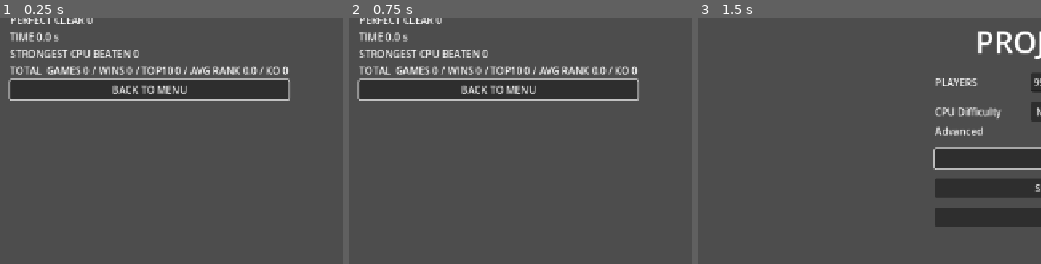
Above: before the commit, frames 1-3 (left to right).
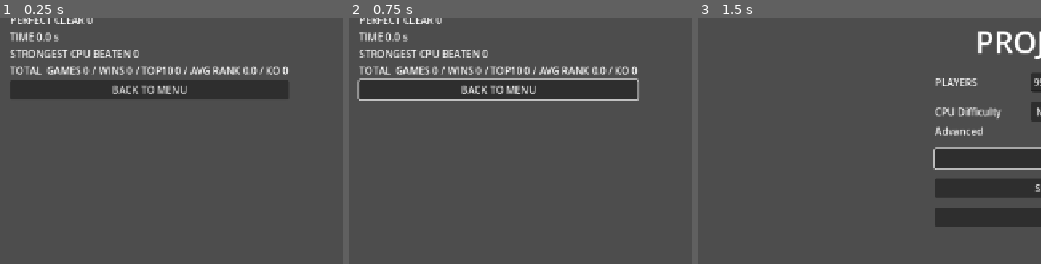
Above: after the commit, the same moments.

Repository: harry2480/personal-survivor-99
Game: Godot game, scene res://scenes/result/result.tscn
Two runs of this game, one before a commit and one after it. Both use one fixed random seed, a clock stepped at 60 frames per second and the inputs below. This scene is started directly instead of the project's main scene.
Inputs (mouse positions are % of the whole screen's width and height, from its top left):
- Up to frame 1 (0.25 s): no input
- Up to frame 2 (0.75 s): move the mouse to (83, 44) at 0.52 s; hold Right (move_right) from 0.53 s (still down); tap C (hold) at 0.6 s; click (83, 44) at 0.67 s
- Up to frame 3 (1.5 s): release Right (move_right) at 1.25 s; click "BACK TO MENU" at 1.25 s
The pictures show only the part of the screen within x 5-55%, y 28-78%; the shares and areas given below are measured in that part.

The runs differ from the first frame. In frame 1, 1.4% of the frame differs, in the area x 2-85%, y 24-34%; in frame 2, nothing differs; in frame 3, nothing differs.

Commit message:
fix: レビュー指摘（Controller でメニューを決定できない / Result の誤操作 / 見えないボタンのフォーカス）に対応する
- Godot 4.7 の既定の ui_accept / ui_cancel には Controller の割り当てが無く、Controller では
  PLAY も Pause メニューの項目も押せなかった。Switch の慣習どおり A（ボタン 1）で決定、
  B（ボタン 0）で戻るを project.godot に足す（既定の Enter / Kp Enter / Space / Escape も残す）
- 操作方法に MENU OK / MENU BACK の行を足す
- Result 画面は出てから 0.5 秒待ってからフォーカスを置く。決着直前の Space / 決定の連打で、
  結果を読む前に Main Menu へ戻らないようにする
- Pause メニューは、遅らせたフォーカス取得の時点で見えているかを確かめ直す。
  開いた同じフレームで閉じると、見えない RESUME が Space（Hard Drop）を受けていた
- テスト: Controller の決定 / 戻る、refresh() の重複、Settings から戻ったあとのフォーカス、
  閉じた Pause メニューがフォーカスを残さない、Result の入力待ち

Co-Authored-By: Claude Opus 5.5 (1M context) <noreply@anthropic.com>

Diff:
--- a/project.godot
+++ b/project.godot
@@ -43,6 +43,20 @@
 
 [input]
 
+ui_accept={
+"deadzone": 0.5,
+"events": [Object(InputEventKey,"resource_local_to_scene":false,"resource_name":"","device":-1,"window_id":0,"alt_pressed":false,"shift_pressed":false,"ctrl_pressed":false,"meta_pressed":false,"pressed":false,"keycode":4194309,"physical_keycode":0,"key_label":0,"unicode":0,"location":0,"echo":false,"script":null)
+, Object(InputEventKey,"resource_local_to_scene":false,"resource_name":"","device":-1,"window_id":0,"alt_pressed":false,"shift_pressed":false,"ctrl_pressed":false,"meta_pressed":false,"pressed":false,"keycode":4194310,"physical_keycode":0,"key_label":0,"unicode":0,"location":0,"echo":false,"script":null)
+, Object(InputEventKey,"resource_local_to_scene":false,"resource_name":"","device":-1,"window_id":0,"alt_pressed":false,"shift_pressed":false,"ctrl_pressed":false,"meta_pressed":false,"pressed":false,"keycode":32,"physical_keycode":0,"key_label":0,"unicode":0,"location":0,"echo":false,"script":null)
+, Object(InputEventJoypadButton,"resource_local_to_scene":false,"resource_name":"","device":-1,"button_index":1,"pressure":0.0,"pressed":false,"script":null)
+]
+}
+ui_cancel={
+"deadzone": 0.5,
+"events": [Object(InputEventKey,"resource_local_to_scene":false,"resource_name":"","device":-1,"window_id":0,"alt_pressed":false,"shift_pressed":false,"ctrl_pressed":false,"meta_pressed":false,"pressed":false,"keycode":4194305,"physical_keycode":0,"key_label":0,"unicode":0,"location":0,"echo":false,"script":null)
+, Object(InputEventJoypadButton,"resource_local_to_scene":false,"resource_name":"","device":-1,"button_index":0,"pressure":0.0,"pressed":false,"script":null)
+]
+}
 move_left={
 "deadzone": 0.5,
 "events": [Object(InputEventKey,"resource_local_to_scene":false,"resource_name":"","device":16,"window_id":0,"alt_press …(195 unchanged characters)…
--- a/scenes/result/result.gd
+++ b/scenes/result/result.gd
@@ -29,9 +29,14 @@
 	"highest_cpu": "STRONGEST CPU BEATEN",
 }
 
+## 画面が出てからボタンを押せるようになるまでの時間（秒）。
+## 決着の直前に連打していた Hard Drop（Space）や決定ボタンで、結果を読む前に戻らないようにする。
+const INPUT_GUARD_SEC: float = 0.5
+
 var _outcome: BattleOutcome
 var _statistics: Statistics
 var _values: Dictionary = {}
+var _back_button: Button
 
 
 func _ready() -> void:
@@ -60,6 +65,11 @@
 ## 表示している値を返す。
 func get_value(key: String) -> String:
 	return _values.get(key, "")
+
+
+## 戻るボタンを返す。
+func get_back_button() -> Button:
+	return _back_button
 
 
 ## Main Menu へ戻る。
@@ -105,7 +115,9 @@
 	back.pressed.connect(back_to_menu)
 	root.add_child(back)
 	# フォーカスが無いと Keyboard / Controller で押せない。
-	back.grab_focus.call_deferred()
+	# ただし出た直前の連打を拾わないよう、少し待ってから置く。
+	_back_button = back
+	get_tree().create_timer(INPUT_GUARD_SEC).timeout.connect(_focus_back_button)
 
 
 func _build_statistics_label() -> Label:
@@ -121,3 +133,8 @@
 		]
 	)
 	return label
+
+
+func _focus_back_button() -> void:
+	if is_instance_valid(_back_button) and _back_button.is_visible_in_tree():
+		_back_button.grab_focus()
--- a/tests/integration/test_controls_guide.gd
+++ b/tests/integration/test_controls_guide.gd
@@ -10,14 +10,14 @@
 
 func test_every_row_has_keyboard_and_controller() -> void:
 	for row in ControlsGuide.ROWS:
-		var commands: Array = row["commands"]
+		var actions: Array = ControlsGuide.get_row_actions(row)
 		assert_ne(
-			ControlsGuide.describe(commands, false),
+			ControlsGuide.describe_actions(actions, false),
 			ControlsGuide.UNBOUND_TEXT,
 			"%s を Keyboard で操作できる" % row["label"]
 		)
 		assert_ne(
-			ControlsGuide.describe(commands, true),
+			ControlsGuide.describe_actions(actions, true),
 			ControlsGuide.UNBOUND_TEXT,
 			"%s を Pro コントローラーで操作できる" % row["label"]
 		)
@@ -44,6 +44,27 @@
 		"D-Pad Up",
 		"Hard Drop は十字キーの上"
 	)
+
+
+func test_menu_can_be_confirmed_with_a_controller() -> void:
+	# Godot の既定の ui_accept / ui_cancel には Controller の割り当てが無い。
+	# Switch の慣習どおり A で決定、B で戻る。
+	assert_eq(ControlsGuide.describe_actions(["ui_accept"], true), "A", "決定は A")
+	assert_eq(ControlsGuide.describe_actions(["ui_cancel"], true), "B", "戻るは B")
+	assert_string_contains(
+		ControlsGuide.describe_actions(["ui_accept"], false), "Enter", "Keyboard の決定は Enter"
+	)
+
+
+func test_refresh_does_not_duplicate_rows() -> void:
+	var guide := ControlsGuide.new()
+	add_child_autofree(guide)
+	var cells: int = guide.get_child_count()
+
+	guide.refresh()
+	guide.refresh()
+
+	assert_eq(guide.get_child_count(), cells, "読み直しても行は増えない")
 
 
 func test_guide_lists_every_row() -> void:
@@ -75,3 +96,34 @@
 		battle.get_pause_menu().get_button(PauseMenu.Action.RESUME),
 		"開いたら RESUME を選んだ状態になる"
 	)
+
+
+func test_pause_menu_regains_focus_after_settings() -> void:
+	var battle: Node = BATTLE.instantiate()
+	add_child_autofree(battle)
+	await wait_frames(3)
+
+	battle.set_paused(true)
+	battle.get_pause_menu().select(PauseMenu.Action.SETTINGS)
+	await wait_frames(1)
+	SceneRouter.close_settings()
+	await wait_frames(2)
+
+	assert_eq(
+		battle.get_viewport().gui_get_focus_owner(),
+		battle.get_pause_menu().get_button(PauseMenu.Action.RESUME),
+		"Settings から戻っても RESUME を選んだ状態になる"
+	)
+
+
+func test_hidden_pause_menu_does_not_keep_the_focus() -> void:
+	# 開いた同じフレームで閉じても、見えないボタンにフォーカスを残さない。
+	var battle: Node = BATTLE.instantiate()
+	add_child_autofree(battle)
+	await wait_frames(3)
+
+	battle.set_paused(true)
+	battle.set_paused(false)
+	await wait_frames(2)
+
+	assert_null(battle.get_viewport().gui_get_focus_owner(), "閉じたらフォーカスは無い")
--- a/tests/integration/test_result_and_statistics.gd
+++ b/tests/integration/test_result_and_statistics.gd
@@ -169,6 +169,24 @@
 	assert_eq(screen.get_value("ko"), "3", "KO 数が出る")
 	assert_eq(screen.get_value("lines"), "55", "消した行数が出る")
 	assert_ne(screen.get_value("duration"), "", "Battle 時間が出る")
+
+	SceneRouter.current_state = GameState.State.MAIN_MENU
+
+
+func test_result_screen_ignores_input_right_after_it_appears() -> void:
+	# 決着直前の連打（Space / 決定ボタン）で、結果を読む前に戻らないこと。
+	SceneRouter.current_state = GameState.State.MAIN_MENU
+	var previous_scene_id: int = _current_scene_id()
+	SceneRouter.start_battle()
+	SceneRouter.finish_battle(_outcome(7, 3, 55))
+	await _wait_for_result_scene(previous_scene_id)
+	var screen: Node = get_tree().current_scene
+
+	var back: Button = screen.get_back_button()
+	assert_ne(screen.get_viewport().gui_get_focus_owner(), back, "出た直後は押せない")
+
+	await wait_seconds(screen.INPUT_GUARD_SEC + 0.1)
+	assert_eq(screen.get_viewport().gui_get_focus_owner(), back, "少し待てば Keyboard / Controller で押せる")
 
 	SceneRouter.current_state = GameState.State.MAIN_MENU
 
--- a/ui/hud/controls_guide.gd
+++ b/ui/hud/controls_guide.gd
@@ -11,6 +11,7 @@
 ## 見出しにはブランド名を出さない（スタイルガイド §7）。
 
 ## 1 行に並べる操作。複数の Command をまとめた行は、それぞれの先頭の割り当てを並べる。
+## メニューの決定 / 戻るは Game Command ではないので、Input Action の名前で持つ。
 const ROWS: Array[Dictionary] = [
 	{"label": "MOVE", "commands": [GameCommand.Command.MOVE_LEFT, GameCommand.Command.MOVE_RIGHT]},
 	{"label": "SOFT DROP", "commands": [GameCommand.Command.SOFT_DROP]},
@@ -25,6 +26,8 @@
 	{"label": "TARGET BADGE", "commands": [GameCommand.Command.TARGET_BADGE]},
 	{"label": "TARGET COUNTER", "commands": [GameCommand.Command.TARGET_COUNTER]},
 	{"label": "PAUSE", "commands": [GameCommand.Command.PAUSE]},
+	{"label": "MENU OK", "actions": ["ui_accept"]},
+	{"label": "MENU BACK", "actions": ["ui_cancel"]},
 ]
 
 ## 列の見出し。
@@ -82,20 +85,39 @@
 	for header in HEADERS:
 		_add_cell(header)
 	for row in ROWS:
+		var actions: Array = get_row_actions(row)
 		_add_cell(row["label"])
-		_add_cell(describe(row["commands"], false))
-		_add_cell(describe(row["commands"], true))
+		_add_cell(describe_actions(actions, false))
+		_add_cell(describe_actions(actions, true))
+
+
+## 行が表す Input Action の名前を返す。
+static func get_row_actions(row: Dictionary) -> Array:
+	if row.has("actions"):
+		return row["actions"]
+	var actions: Array = []
+	for command in row["commands"]:
+		actions.append(GameCommand.get_action_name(command))
+	return actions
 
 
 ## 操作の割り当てを文字で返す。[param joypad] が真なら Pro コントローラー側。
 static func describe(commands: Array, joypad: bool) -> String:
+	var actions: Array = []
+	for command in commands:
+		actions.append(GameCommand.get_action_name(command))
+	return describe_actions(actions, joypad)
+
+
+## Input Action の割り当てを文字で返す。[param joypad] が真なら Pro コントローラー側。
+static func describe_actions(actions: Array, joypad: bool) -> String:
 	var names: PackedStringArray = PackedStringArray()
-	for command in commands:
-		var bound: PackedStringArray = _names_for(GameCommand.get_action_name(command), joypad)
+	for action_name in actions:
+		var bound: PackedStringArray = _names_for(action_name, joypad)
 		if bound.is_empty():
 			continue
 		# まとめた行は先頭だけ、1 つの操作の行はすべて並べる（HOLD の L / R など）。
-		if commands.size() > 1:
+		if actions.size() > 1:
 			names.append(bound[0])
 		else:
 			names.append_array(bound)
--- a/ui/menu/pause_menu.gd
+++ b/ui/menu/pause_menu.gd
@@ -60,8 +60,15 @@
 
 ## 開いたら先頭の項目を選んでおく。フォーカスが無いと Keyboard / Controller で選べない。
 func _on_visibility_changed() -> void:
+	if is_visible_in_tree():
+		_focus_first.call_deferred()
+
+
+# 遅らせている間に閉じられていたら、見えないボタンへフォーカスを置かない。
+# 置くと、閉じたあとの Space（Hard Drop）が見えないボタンを押してしまう。
+func _focus_first() -> void:
 	if is_visible_in_tree() and _buttons.has(Action.RESUME):
-		_buttons[Action.RESUME].grab_focus.call_deferred()
+		_buttons[Action.RESUME].grab_focus()
 
 
 ## 項目を選ぶ（テストと Controller 用）。
